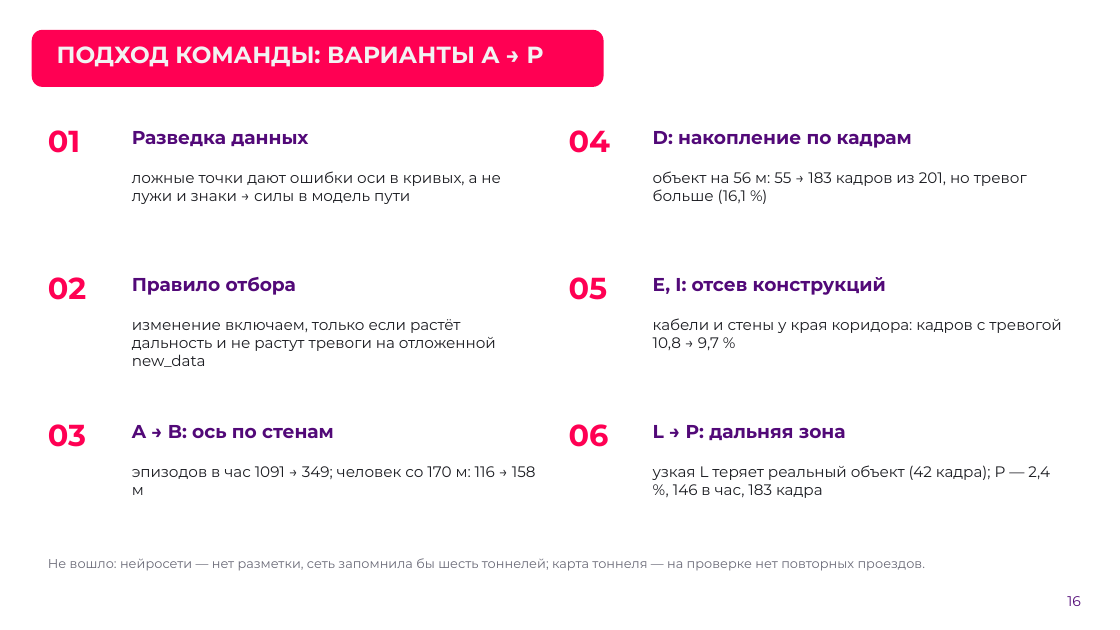
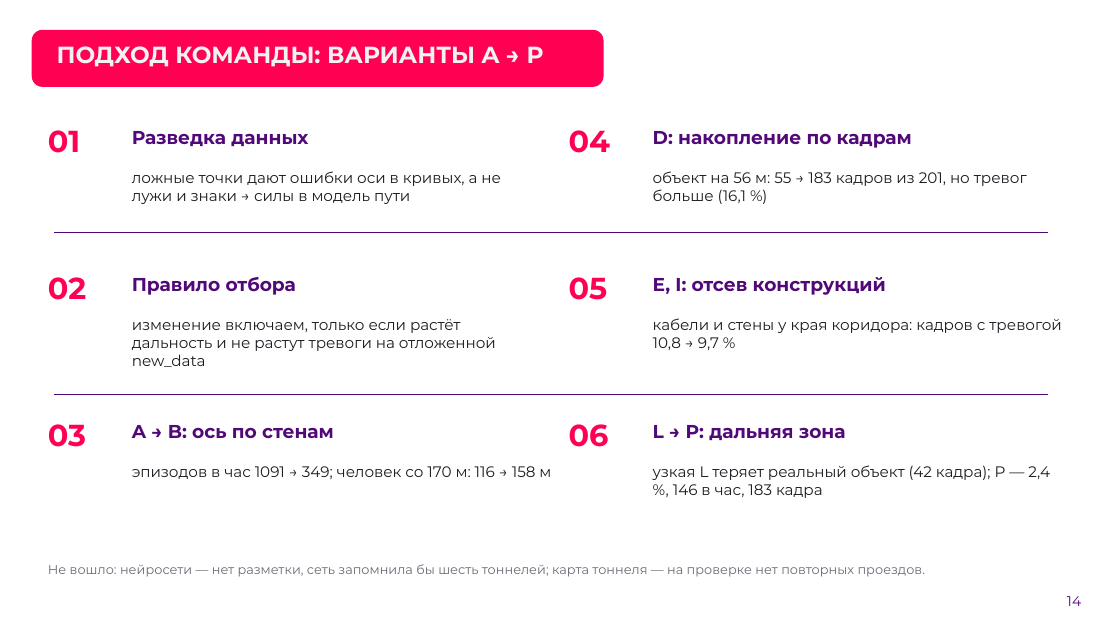
Before and after one commit to ivanpabl/hakatanon_lidar, a slide deck: slide 14 of presentation/ЛЦТ2026_Кейс5_tunnel_od.pptx (slide 16 before the commit). Drawn at 1120x630 pixels with LibreOffice and Linux fonts; fonts in the diff are those of the drawing; background and template pictures are left out. Boxes give left, top, right and bottom in pixels: in the first picture for what was removed or moved away, otherwise in the second. Text is boxed around its words. In the diff, an @@ line names an element or a change of style, - is before the commit and + after.

```diff
--- a/presentation/ЛЦТ2026_Кейс5_tunnel_od.pptx
+++ b/presentation/ЛЦТ2026_Кейс5_tunnel_od.pptx
@@ line added from (54, 233) to (1049, 233), #520977 1 pt @@
@@ line added from (54, 395) to (1049, 395), #520977 1 pt @@
@@ text "эпизодов в час 1091 → ..." rewrapped from [132, 466, 536, 495] to [132, 466, 551, 479] @@
@@ text "Не вошло: нейросети — нет ...": place and size @@
-text "Не вошло: нейросети — нет ..." at [48, 558, 925, 571]
+text "Не вошло: нейросети — нет ..." at [48, 564, 925, 577]
@@ page number at [1067, 596, 1081, 606]: text changed @@
-16
+14
```
Also in this commit, not shown: 11 other slides changed, 2 other files.
